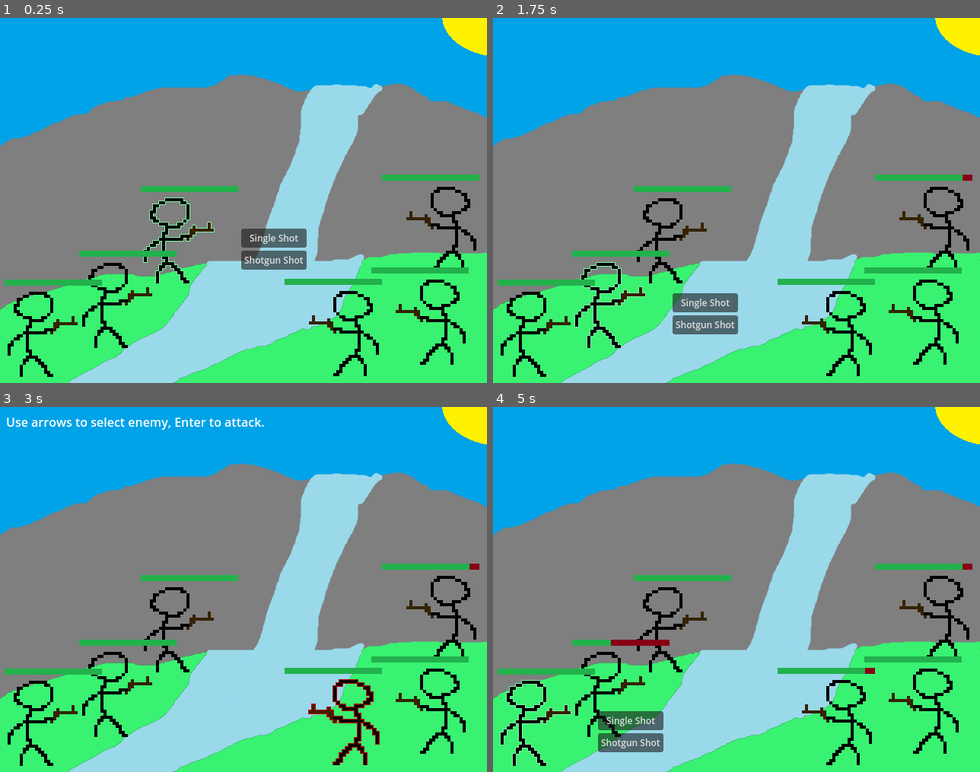
Above: before the commit, frames 1-4 (two rows, left to right).
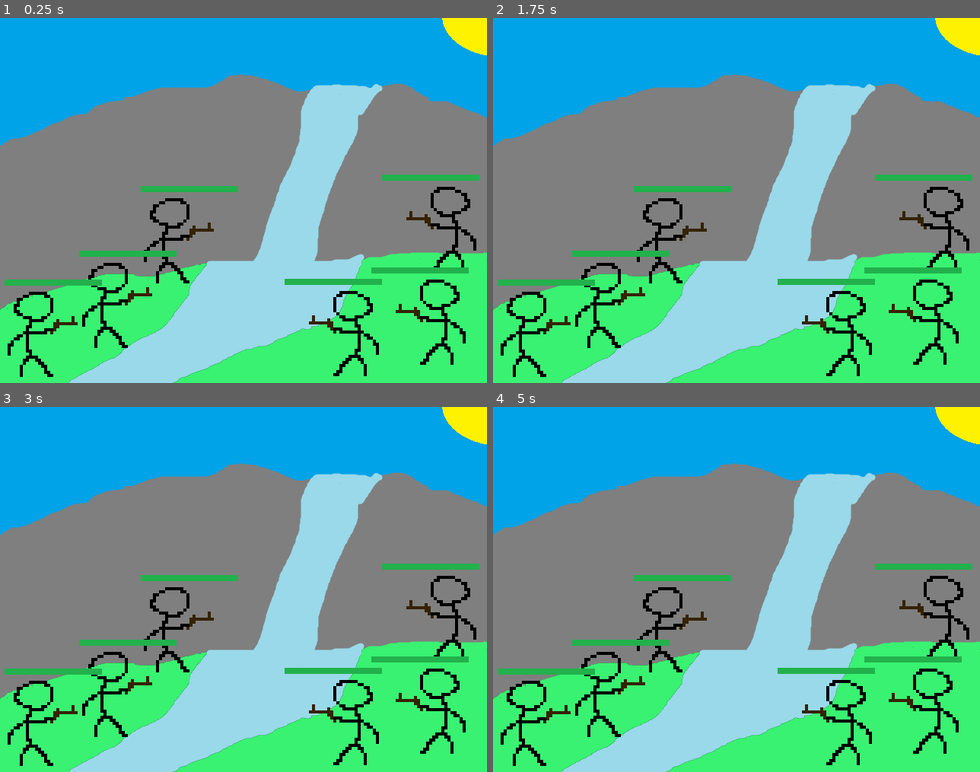
Above: after the commit, the same moments.

Repository: TOO-Nurmak-Studios/posvaga-rpg
Game: Godot game, scene res://battle_scene/battle_field.tscn
Same seed, same stepped clock (60 frames per second), same inputs: the game is played once before the commit and once after it.
Inputs (mouse positions are in pixels of both pictures, inside the frame that each line leads up to):
- Up to frame 1 (0.25 s): no input
- Up to frame 2 (1.75 s): click (765, 237) at 0.5 s, where only the run before the commit has a clickable "Single Shot"; tap Enter (debug_action_1) at 1.25 s; hold Right (ui_right) from 1.28 s (still down); tap Down (select_next) at 1.35 s
- Up to frame 3 (3 s): release Right (ui_right) at 2 s; click (214, 691) at 2 s, where only the run before the commit has a clickable "Single Shot"; tap Space at 2.75 s; hold Left (ui_left) from 2.78 s (still down); tap Up (select_prev) at 2.85 s
- Up to frame 4 (5 s): tap Enter (debug_action_1) at 3.5 s; release Left (ui_left) at 3.53 s; hold Right (ui_right) from 3.53 s (still down); tap Down (select_next) at 3.6 s; tap Up (select_prev) at 4.35 s

The runs differ from the first frame. In frame 1, 1.7% of the frame differs, in the area x 29-63%, y 49-73%; in frame 2, 1.7%; in frame 3, 1.2%; in frame 4, 1.9%, in the area x 1-99%, y 42-99%.

Commit message:
dialogue: refactoring

Diff:
--- a/EventBus.gd
+++ b/EventBus.gd
@@ -16,7 +16,7 @@
 
 func _ready():
 	var root_scene = $/root/BattleField as Node
-	root_scene.ready.connect(_emit_battle_scene_fully_ready)
+	##root_scene.ready.connect(_emit_battle_scene_fully_ready)
 
 func _emit_battle_scene_fully_ready():
 	battle_scene_fully_ready.emit()
--- a/dialogues_scene/Dialogue.gd
+++ b/dialogues_scene/Dialogue.gd
@@ -1,44 +1,42 @@
 extends Node2D
 
-var speech_box: SpeechBox
+var replicas_box: ReplicasBox
 var speaker_scene: PackedScene = load("res://dialogues_scene/speaker.tscn")
 
 var speakers: Array
 var speakers_to_indices = {}
 var current_speaker: Speaker
-var speech_units: Array
-var current_unit_idx: int
+var replicas: Array
+var current_replica_idx: int
 
-# Called when the node enters the scene tree for the first time.
 func _ready():
-	speech_box = get_node("CanvasLayer/SpeechBox")
-	init_speakers()
-	init_speech_units()
-	current_unit_idx = -1
-	next_speech_unit()
+	replicas_box = get_node("CanvasLayer/ReplicasBox")
+	var data = create_dialogue_data()
+	init_speakers(data)
+	init_replias(data)
+	current_replica_idx = -1
+	next_replica()
 
-# Called every frame. 'delta' is the elapsed time since the previous frame.
 func _process(delta):
 	pass
 
-func init_speech_units():
-	## TODO: load
-	speech_units.resize(100)
-	speech_units[0] = SpeechUnit.new("Дима", "Вы знаете, зачем мы здесь собрались?")
-	speech_units[1] = SpeechUnit.new("Гриша", "Нет.")
-	speech_units[2] = SpeechUnit.new("Дима", "Ваши успехи в учёбе оставляют желать лучшего. Нам нужно решить этот вопрос...")
+## TODO: replace with loading
+func create_dialogue_data():
+	var _replicas: Array
+	_replicas.resize(3)
+	_replicas[0] = Replica.new("Дима", "Вы знаете, зачем мы здесь собрались?")
+	_replicas[1] = Replica.new("Гриша", "Нет.")
+	_replicas[2] = Replica.new("Дима", "Ваши успехи в учёбе оставляют желать лучшего. Нам нужно решить этот вопрос..")
+	var _speakers: Array
+	_speakers.resize(2)
+	_speakers[0] = SpeakerData.new("Дима", "res://sprites/dima.png", SpeakerData.Location.LEFT)
+	_speakers[1] = SpeakerData.new("Гриша", "res://sprites/grisha.png", SpeakerData.Location.RIGHT)
+	return DialogueData.new(_speakers, _replicas)
 
-func init_speakers():
-	## TODO: load
-	var speakers_data: Array
-	speakers_data.resize(2)
-	speakers_data[0] = SpeakerData.new("Дима", "res://sprites/dima.png", SpeakerData.Location.LEFT)
-	speakers_data[1] = SpeakerData.new("Гриша", "res://sprites/grisha.png", SpeakerData.Location.RIGHT)
-
-	speakers.resize(2)
-
+func init_speakers(data: DialogueData):
 	var counter = 0
-	for speaker_data in speakers_data:
+	speakers.resize(data.speakers.size())
+	for speaker_data in data.speakers:
 		var speaker_instance = speaker_scene.instantiate()
 		speaker_instance.name = speaker_data.speaker_name
 		speaker_instance.init(load(speaker_data.texture_path), speaker_data.location, 320, get_viewport_rect().size)
@@ -47,11 +45,16 @@
 		add_child(speaker_instance)
 		counter += 1
 
-func next_speech_unit():
-	if (current_unit_idx >= 0):
+func init_replias(data: DialogueData):
+	replicas = data.replicas
+
+func next_replica():
+	if (current_replica_idx >= 0):
 		current_speaker.disappear()
-	current_unit_idx += 1
-	var current_unit = speech_units[current_unit_idx]
-	speech_box.set_unit(current_unit)
-	current_speaker = speakers[speakers_to_indices[current_unit.speaker]]
+
+	current_replica_idx += 1
+
+	var current_replica = replicas[current_replica_idx]
+	replicas_box.set_replica(current_replica)
+	current_speaker = speakers[speakers_to_indices[current_replica.speaker_name]]
 	current_speaker.appear()
--- /dev/null
+++ b/dialogues_scene/DialogueData.gd
@@ -0,0 +1,11 @@
+class_name DialogueData
+
+## of type SpeakerData
+var speakers: Array
+
+## of type Replica
+var replicas: Array
+
+func _init(s: Array, r: Array):
+	speakers = s
+	replicas = r
--- /dev/null
+++ b/dialogues_scene/Replica.gd
@@ -0,0 +1,8 @@
+class_name Replica
+
+var speaker_name: String
+var text: String
+
+func _init(sn: String, t: String):
+	speaker_name = sn
+	text = t
--- /dev/null
+++ b/dialogues_scene/ReplicasBox.gd
@@ -0,0 +1,13 @@
+class_name ReplicasBox
+
+extends Control
+
+func _ready():
+	pass
+
+func _process(delta):
+	pass
+
+func set_replica(replica: Replica):
+	$Rect/SpeakerNameLabel.text = replica.speaker_name + ":"
+	$Rect/TextLabel.text = replica.text
--- a/dialogues_scene/Speaker.gd
+++ b/dialogues_scene/Speaker.gd
@@ -1,22 +1,20 @@
+class_name Speaker
+
 extends Node2D
-
-class_name Speaker
 
 var appear_pos_x: float
 var disappear_pos_x: float
 
-# Called when the node enters the scene tree for the first time.
 func _ready():
-	pass # Replace with function body.
+	pass
 
-# Called every frame. 'delta' is the elapsed time since the previous frame.
 func _process(delta):
 	pass
 
-func init(t: Texture2D, location: SpeakerData.Location, bottom: float, viewport_size: Vector2):
-	$Sprite2D.texture = t
+func init(texture: Texture2D, location: SpeakerData.Location, bottom: float, viewport_size: Vector2):
+	$Sprite2D.texture = texture
 
-	var texture_size = t.get_size()
+	var texture_size = texture.get_size()
 	var texture_size_x = texture_size.x
 	var texture_size_y = texture_size.y
 
--- a/dialogues_scene/SpeakerData.gd
+++ b/dialogues_scene/SpeakerData.gd
@@ -1,5 +1,3 @@
-extends Node
-
 class_name SpeakerData
 
 enum Location { LEFT, RIGHT }
--- a/dialogues_scene/SpeechBox.gd
+++ /dev/null
@@ -1,21 +0,0 @@
-extends Control
-
-class_name SpeechBox
-
-# Called when the node enters the scene tree for the first time.
-func _ready():
-	pass # Replace with function body.
-
-# Called every frame. 'delta' is the elapsed time since the previous frame.
-func _process(delta):
-	pass
-
-func set_unit(unit: SpeechUnit):
-	set_speaker(unit.speaker)
-	set_replica(unit.replica)
-
-func set_speaker(speaker: String):
-	$Rect/SpeakerLabel.text = speaker + ":"
-
-func set_replica(replica: String):
-	$Rect/ReplicaLabel.text = replica
--- a/dialogues_scene/SpeechUnit.gd
+++ /dev/null
@@ -1,8 +0,0 @@
-class_name SpeechUnit
-
-var speaker: String
-var replica: String
-
-func _init(s: String, r: String):
-	speaker = s
-	replica = r
--- a/dialogues_scene/dialogue.tscn
+++ b/dialogues_scene/dialogue.tscn
@@ -1,14 +1,14 @@
 [gd_scene load_steps=3 format=3 uid="uid://clah0tnwu35b8"]
 
 [ext_resource type="Script" path="res://dialogues_scene/Dialogue.gd" id="1_42uhe"]
-[ext_resource type="PackedScene" uid="uid://bbruyt65lcvvv" path="res://dialogues_scene/speech_box.tscn" id="1_n5grt"]
+[ext_resource type="PackedScene" uid="uid://bbruyt65lcvvv" path="res://dialogues_scene/replicas_box.tscn" id="1_n5grt"]
 
 [node name="Dialogue" type="Node2D"]
 script = ExtResource("1_42uhe")
 
 [node name="CanvasLayer" type="CanvasLayer" parent="."]
 
-[node name="SpeechBox" parent="CanvasLayer" instance=ExtResource("1_n5grt")]
+[node name="ReplicasBox" parent="CanvasLayer" instance=ExtResource("1_n5grt")]
 anchors_preset = 7
 anchor_left = 0.5
 anchor_top = 1.0
@@ -33,4 +33,4 @@
 grow_vertical = 0
 text = "Next"
 
-[connection signal="pressed" from="CanvasLayer/NextButton" to="." method="next_speech_unit"]
+[connection signal="pressed" from="CanvasLayer/NextButton" to="." method="next_replica"]
--- a/dialogues_scene/speech_box.tscn
+++ b/dialogues_scene/replicas_box.tscn
@@ -1,8 +1,8 @@
 [gd_scene load_steps=2 format=3 uid="uid://bbruyt65lcvvv"]
 
-[ext_resource type="Script" path="res://dialogues_scene/SpeechBox.gd" id="1_ncb7m"]
+[ext_resource type="Script" path="res://dialogues_scene/ReplicasBox.gd" id="1_ncb7m"]
 
-[node name="SpeechBox" type="Control"]
+[node name="ReplicasBox" type="Control"]
 layout_mode = 3
 anchors_preset = 0
 script = ExtResource("1_ncb7m")
@@ -21,7 +21,7 @@
 grow_vertical = 0
 color = Color(0.482353, 0.482353, 0.482353, 0.482353)
 
-[node name="SpeakerLabel" type="Label" parent="Rect"]
+[node name="SpeakerNameLabel" type="Label" parent="Rect"]
 layout_mode = 0
 offset_left = 10.0
 offset_top = 10.0
@@ -29,7 +29,7 @@
 offset_bottom = 40.0
 text = "Ryan Gosling"
 
-[node name="ReplicaLabel" type="Label" parent="Rect"]
+[node name="TextLabel" type="Label" parent="Rect"]
 layout_mode = 1
 offset_left = 10.0
 offset_top = 40.0
